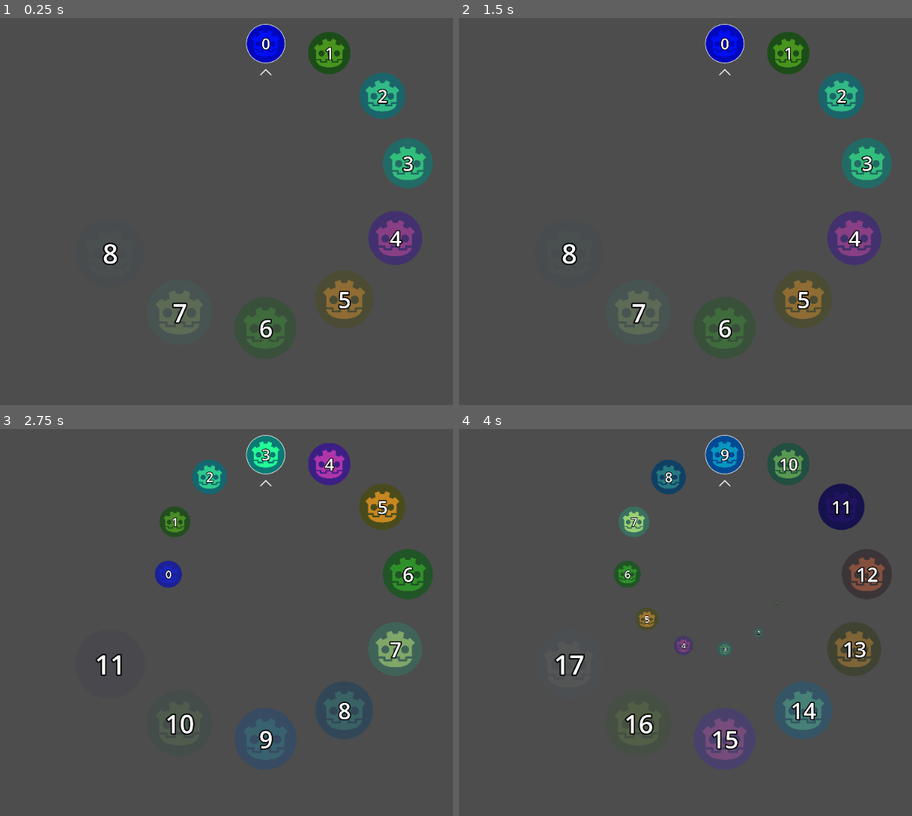
Above: before the commit, frames 1-4 (two rows, left to right).
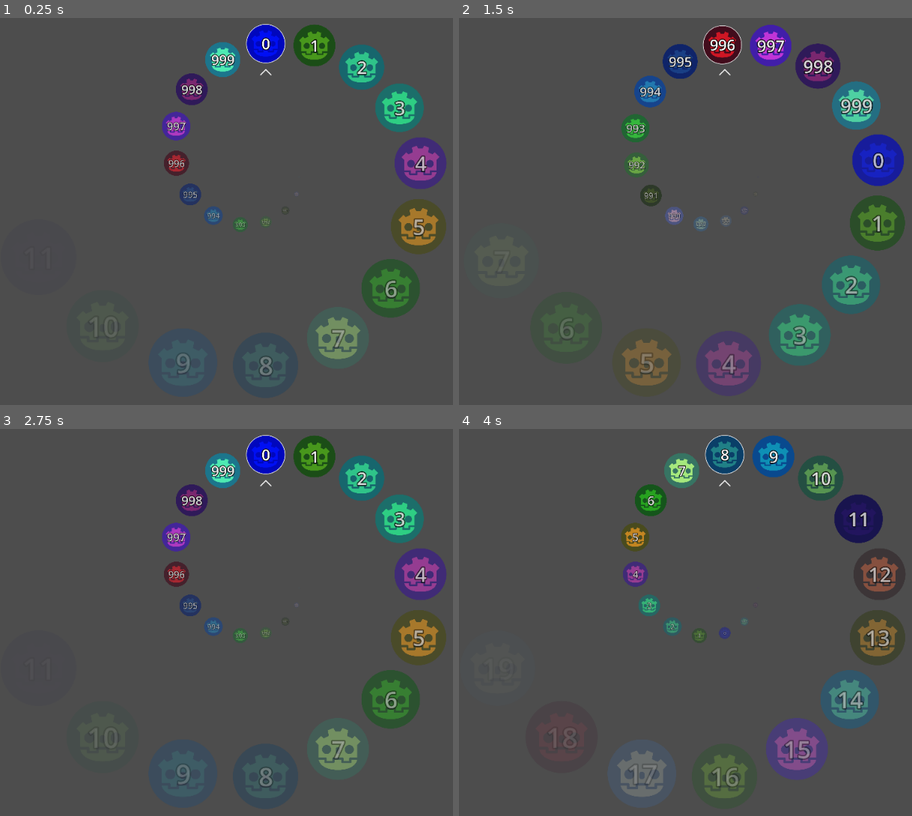
Above: after the commit, the same moments.

Repository: redpebble/godot-components
Game: Godot game, scene res://demo.tscn
Two runs of this game, one before a commit and one after it. Both use one fixed random seed, a clock stepped at 60 frames per second and the inputs below.
Inputs:
- Up to frame 1 (0.25 s): no input
- Up to frame 2 (1.5 s): tap Enter at 0.5 s; hold Right (ui_right) 0.53-1.28 s; tap Space (ui_select) at 0.77, 1.25 s; hold Down (ui_down) from 1.28 s (still down)
- Up to frame 3 (2.75 s): tap Space (ui_select) at 1.52 s; tap Enter at 2 s; release Down (ui_down) at 2.03 s; hold Right (ui_right) from 2.03 s (still down)
- Up to frame 4 (4 s): tap Space (ui_select) at 2.75, 3.02, 3.77 s; release Right (ui_right) at 2.78 s; hold Up (ui_up) 2.78-3.53 s; tap Enter at 3.5 s; hold Left (ui_left) from 3.53 s (still down)

The runs differ from the first frame. In frame 1, 14% of the frame differs, in the area x 20-99%, y 1-93%; in frame 2, 17%, in the area x 8-99%, y 1-95%; in frame 3, 14%; in frame 4, 17%.

Commit message:
lerp-a-thon

Diff:
--- a/helical-menu/demo.gd
+++ b/helical-menu/demo.gd
@@ -4,7 +4,7 @@
 
 func _ready() -> void:
 	var item_list: Array[MenuItem] = []
-	for i in 20:
+	for i in 1000:
 		var item = test_item_scene.instantiate() as MenuItem
 		item.get_icon().set_modulate(Color(randf(), randf(), randf()))
 		item.get_label().text = str(i)
--- a/helical-menu/demo.tscn
+++ b/helical-menu/demo.tscn
@@ -8,11 +8,11 @@
 
 [node name="HelicalMenu" parent="." instance=ExtResource("1_gkkkl")]
 position = Vector2(500, 500)
-slots = null
-visible_items = null
+slots = 16
+visible_items = 11
 menu_radius = 200.0
 item_scale_ratio = 0.25
 static_cursor = true
-wrap_item_list = null
+wrap_item_list = true
 
 [connection signal="item_selected" from="HelicalMenu" to="." method="_on_helical_menu_item_selected"]
--- a/helical-menu/helical_menu.gd
+++ b/helical-menu/helical_menu.gd
@@ -31,6 +31,8 @@
 var _last_input_angle = 0
 var _input_direction = 0
 
+var _delta = 0
+
 func set_item_list(list: Array[MenuItem]):
 	_item_list = list
 
@@ -39,11 +41,14 @@
 	$Cursor/Sprite.scale = _item_scale
 
 	for item in _item_list:
+		item.hide()
 		call_deferred('add_child', item)
 	_update_items()
 	_update_cursor()
 
-func _process(_delta: float) -> void:
+func _process(delta: float) -> void:
+	_delta = delta
+
 	var input_vector = Input.get_vector('ui_left', 'ui_right', 'ui_up', 'ui_down')
 	var input_angle = _calc_input_angle(input_vector)
 	_input_direction = _calc_rotation_direction(input_angle, _last_input_angle, PI)
@@ -56,7 +61,6 @@
 
 func _update_menu(input_vector: Vector2):
 	if input_vector == Vector2.ZERO || _at_list_edge():
-		if !_is_rotating: return
 		_current_rotation = _calc_slot_angle(_calc_nearest_slot_index(_current_rotation))
 		_saved_offset = _current_rotation
 		_is_rotating = false
@@ -96,17 +100,17 @@
 
 	var idx_up = _item_index + 1
 	var idx_down = _item_index - 1
-	for i: int in visible_items:
+	for i: int in visible_items + 1:
 		if wrap_item_list:
 			if idx_up >= _item_list.size(): idx_up = 0
 			if idx_down < 0: idx_down = _item_list.size() - 1
 
-		var d_radius = 0.5 * menu_radius / visible_items * (i+1)
-		var d_scale = 0.1 * (i+1)
-		var d_alpha = 1.0/(visible_items + 0.5) * (i+1)
+		var d_radius = 0.7 * menu_radius / visible_items * (i+1)
+		var d_scale = 1.0/(visible_items + 0.5) * (i+1)
+		var d_alpha = d_scale
 
 		if idx_up < _item_list.size():
-			_update_item(idx_up, (_slot_index + (i+1)) % slots, d_radius, d_scale, d_alpha)
+			_update_item(idx_up, (_slot_index + (i+1)) % slots, d_radius * (1+i/20.0), d_scale, d_alpha)
 		if idx_down >= 0:
 			_update_item(idx_down, (_slot_index - (i+1)) % slots, -d_radius, -d_scale, d_alpha)
 
@@ -121,15 +125,22 @@
 func _update_item(item_index, slot_index, d_radius = 0, d_scale = 0, d_alpha = 0):
 	if item_index < 0 || item_index >= _item_list.size(): return
 	var item = _item_list[item_index]
-	item.show()
 	var angle = _calc_slot_angle(slot_index)
 	if static_cursor: angle += _current_rotation
-	item.rotation = angle
-	item.get_content().rotation = -angle
-	item.get_content().position.y = -menu_radius - d_radius
-	item.get_content().scale = _item_scale * (1 + d_scale)
-	item.get_icon().modulate.a = 1 - d_alpha
+	if !item.visible:
+		item.rotation = angle
+		item.get_content().rotation = -angle
+		item.get_content().position.y = -menu_radius - d_radius
+		item.get_content().scale = _item_scale * (1 + d_scale)
+		item.get_content().modulate.a = 1 - d_alpha
+	else:
+		item.rotation = lerp_angle(item.rotation, angle, _delta * 10)
+		item.get_content().rotation = lerp_angle(item.get_content().rotation, -angle, _delta * 10)
+		item.get_content().position.y = lerpf(item.get_content().position.y, -menu_radius - d_radius, _delta * 8)
+		item.get_content().scale = lerp(item.get_content().scale, _item_scale * (1 + d_scale), _delta * 10)
+		item.get_content().modulate.a = lerpf(item.get_content().modulate.a, 1 - d_alpha, _delta * 5)
 	_visible_list.append(item_index)
+	item.show()
 
 func _hide_item(item_index):
 	if item_index < 0 || item_index >= _item_list.size(): return
